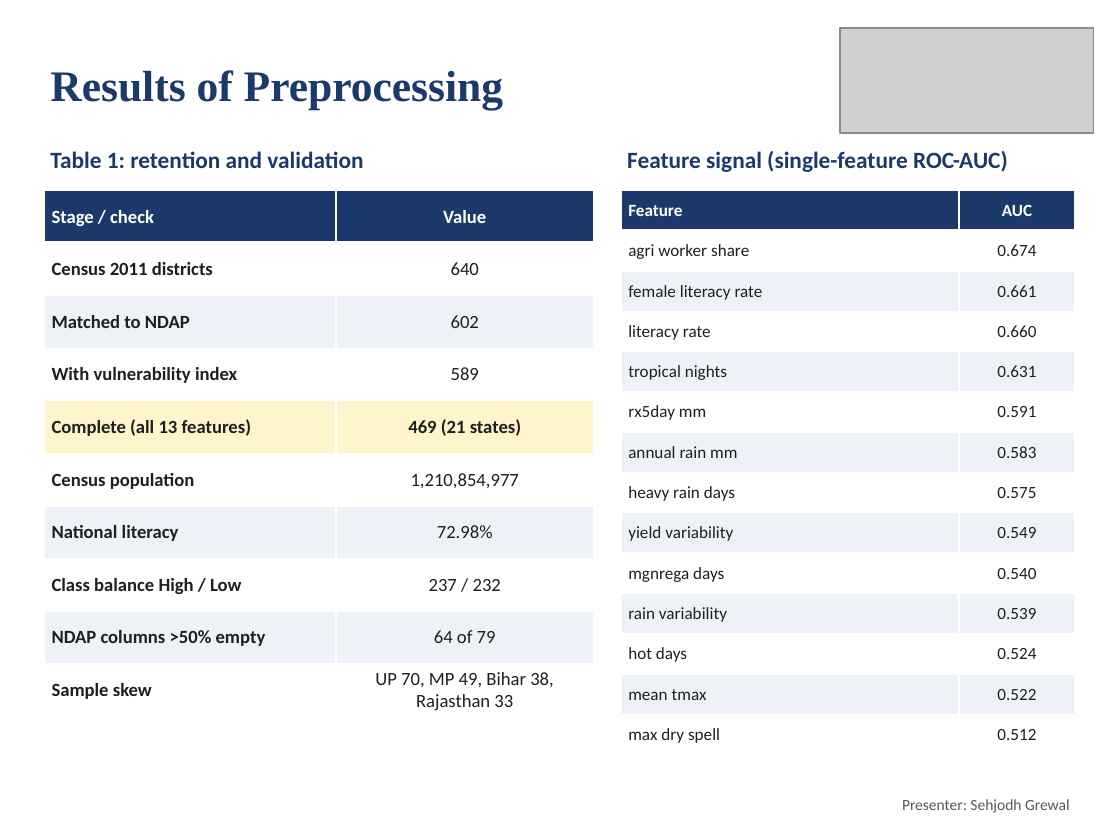
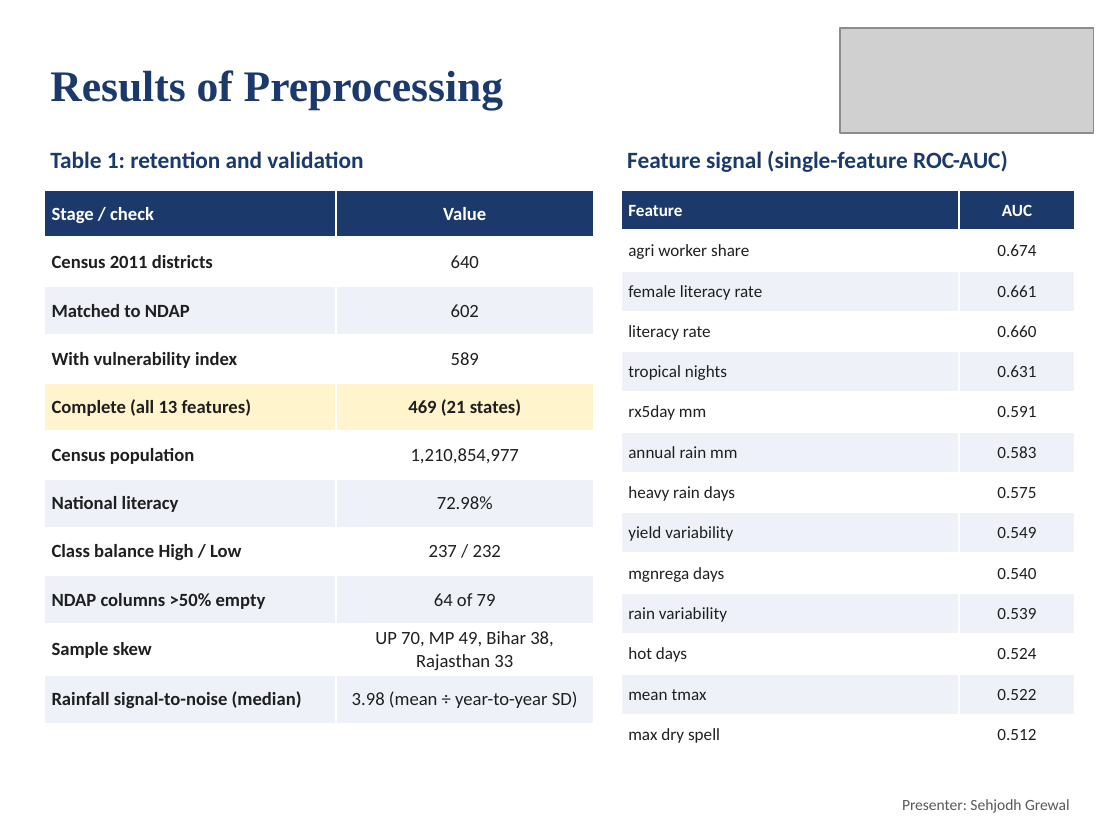
Before and after one commit to deepankarkumar1310/hadoop-ml-algorithm-, a slide deck: slide 10 of docs/Review2_Deck.pptx. Drawn at 1120x840 pixels with LibreOffice and Linux fonts; fonts in the diff are those of the drawing; grey boxes stand for pictures. Boxes give left, top, right and bottom in pixels: in the first picture for what was removed or moved away, otherwise in the second. Text is boxed around its words. In the diff, an @@ line names an element or a change of style, - is before the commit and + after.

Commit message:
Rainfall signal-to-noise ratio on the preprocessing results slide and README

```diff
--- a/docs/Review2_Deck.pptx
+++ b/docs/Review2_Deck.pptx
@@ table at (45, 190, 594, 720) @@
+row 11: Rainfall signal-to-noise (median) | 3.98 (mean ÷ year-to-year SD)
```
Also in this commit, not shown: 3 other files.
